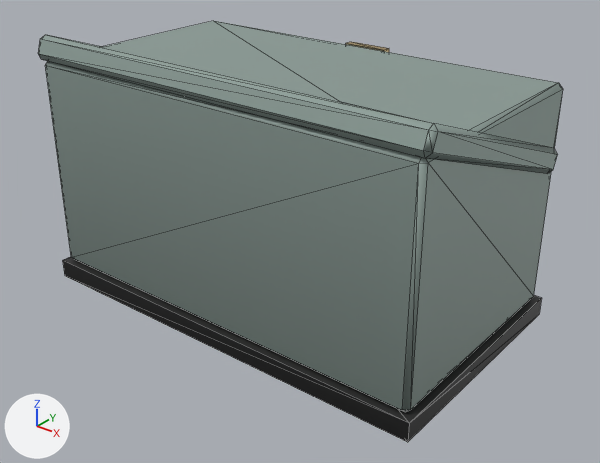
One commit to the glTF model assets/models/props/tool_chest.glb: the scene before it, then after it.
Camera for both pictures: a 50 mm lens placed at (1.006, -1.23, 0.922), pointed at (0.038, -0.02, 0.172). Every picture has the same lights, and +X, +Y and +Z are marked at lower left. The older version comes first. Mesh edges are drawn as thin lines. Vertices at exactly the same position are counted once.

The first picture shows 'static'.
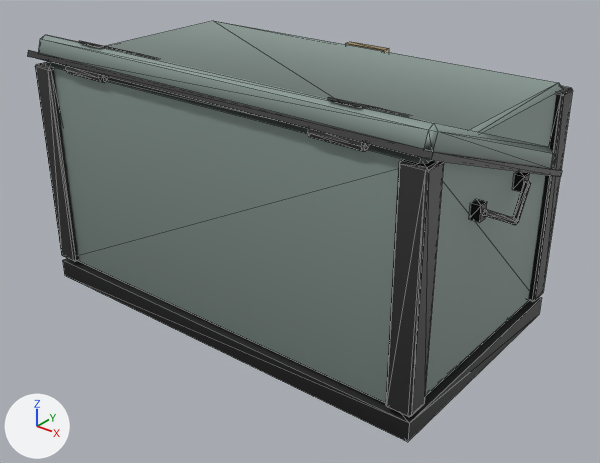
Pixel boxes [x1, y1, x2, y2] of what changed, in the pictures (600 x 463 px):
'static', reshaped
    before: [38, 21, 563, 442]
    after: [27, 21, 573, 442]
part 1 of me_static, added
    after: [65, 66, 108, 82]
part 2 of me_static, added
    after: [307, 129, 369, 151]
part 3 of me_static, added
    after: [513, 172, 529, 192]
part 4 of me_static, added
    after: [470, 199, 487, 223]
part 5 of me_static, added
    after: [27, 41, 573, 417]
part 6 of me_static, recoloured
    both: [38, 32, 557, 423]

Diff of the bpy script that builds the scene:
```diff
--- a/assets/models/props/tool_chest.glb.py
+++ b/assets/models/props/tool_chest.glb.py
@@ mat_steel @@
+mat_steel = bpy.data.materials.new('Steel')
+# nodes: BsdfPrincipled, Mix, OutputMaterial, VertexColor
+# colours: grey #adadaf, mixed with the vertex colours
@@ me_static @@
 # used by ob_static; location = (0.0, 0.0, 0.0)
-me_static.from_pydata(...)  # 80 vertices, 136 faces; spans x -0.46..0.46, y -0.26..0.28, z 0.0..0.547
+me_static.from_pydata(...)  # 368 vertices, 636 faces; spans x -0.496..0.496, y -0.269..0.298, z 0.0..0.553
+# me_static part 1: a new loose piece, an 8-sided cylinder along x spanning x -0.35..-0.25, y -0.267..-0.243, z 0.488..0.512, in mat_iron
+# me_static part 2: a new loose piece, an 8-sided cylinder along x spanning x 0.25..0.35, y -0.267..-0.243, z 0.488..0.512, in mat_iron
+# me_static part 3: a new loose piece, a box spanning x 0.448..0.468, y 0.07..0.09, z 0.345..0.375, in mat_iron
+# me_static part 4: a new loose piece, a box spanning x 0.448..0.468, y -0.09..-0.07, z 0.345..0.375, in mat_iron
+# me_static part 5
+# 94 vertices are added at x -0.496..0.496, y -0.269..0.298, z 0.05..0.553
+# 40 new vertices lie (0.042, 0.0, 0.0) away from vertices in x -0.458..0.416, y -0.262..0.298, z 0.05..0.49
+# 10 new vertices lie (0.004, 0.0, -0.004) away from vertices in x -0.416..0.458, y -0.258..0.294, z 0.415..0.49
+# 10 new vertices lie (0.004, 0.0, 0.004) away from vertices in x -0.416..0.458, y -0.258..0.294, z 0.05..0.365
+# 10 new vertices lie (-0.004, 0.004, 0.0) away from vertices in x -0.458..0.416, y -0.262..0.278, z 0.054..0.486
+# 10 new vertices lie (-0.004, -0.004, 0.0) away from vertices in x -0.458..0.416, y -0.212..0.298, z 0.054..0.486
+# 12 new vertices lie (0.006, 0.001, 0.0) away from vertices in x -0.496..0.487, y -0.083..0.082, z 0.315..0.365
+# 12 new vertices lie (0.006, -0.001, 0.0) away from vertices in x -0.493..0.49, y -0.082..0.083, z 0.315..0.365
+# 8 new vertices lie (0.06, 0.0, 0.0) away from vertices in x -0.33..0.27, y -0.243..-0.053, z 0.481..0.553
+# 6 new vertices lie (0.004, 0.0, 0.0) away from vertices in x -0.019..-0.017, y 0.276..0.292, z 0.414..0.441
+# 308 new faces join them, mat_iron
+# 44 new faces join them, mat_brass
+# 24 new faces join them, mat_steel
+# me_static part 6: 74 kept faces spanning x -0.46..0.46, y -0.26..0.28, z 0.04..0.547 get new vertex colours
+# other edits to the shape of me_static do not show in these pictures
 me_static.materials.append(mat_painted)
@@ me_static @@
 me_static.materials.append(mat_brass)
+me_static.materials.append(mat_steel)
```
